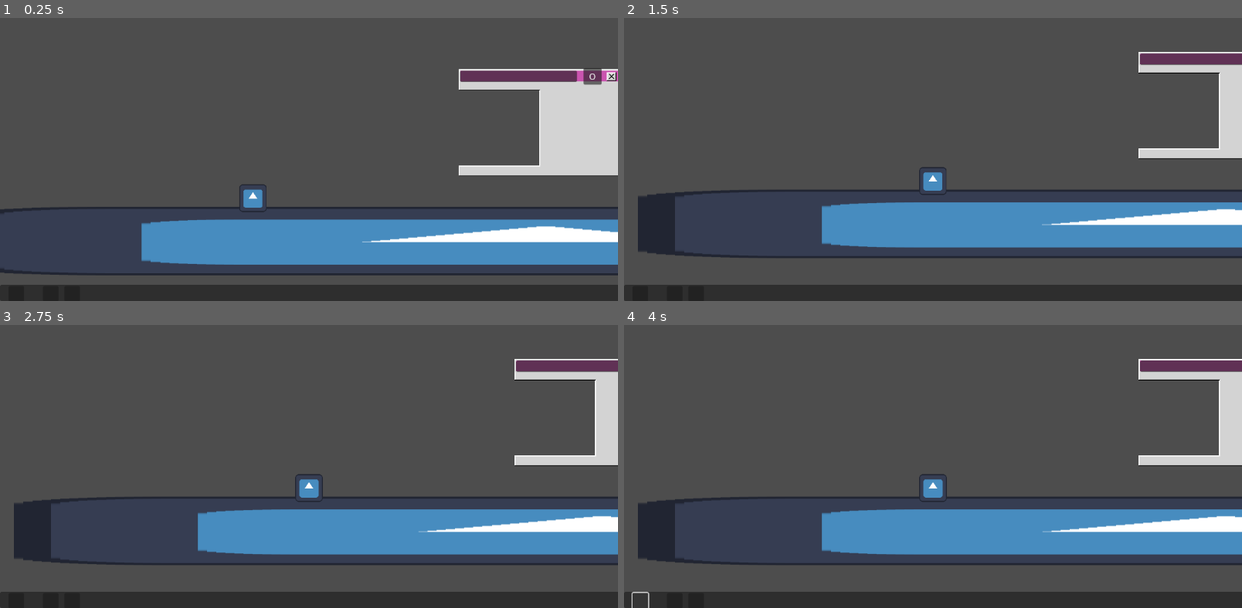
Above: before the commit, frames 1-4 (two rows, left to right).
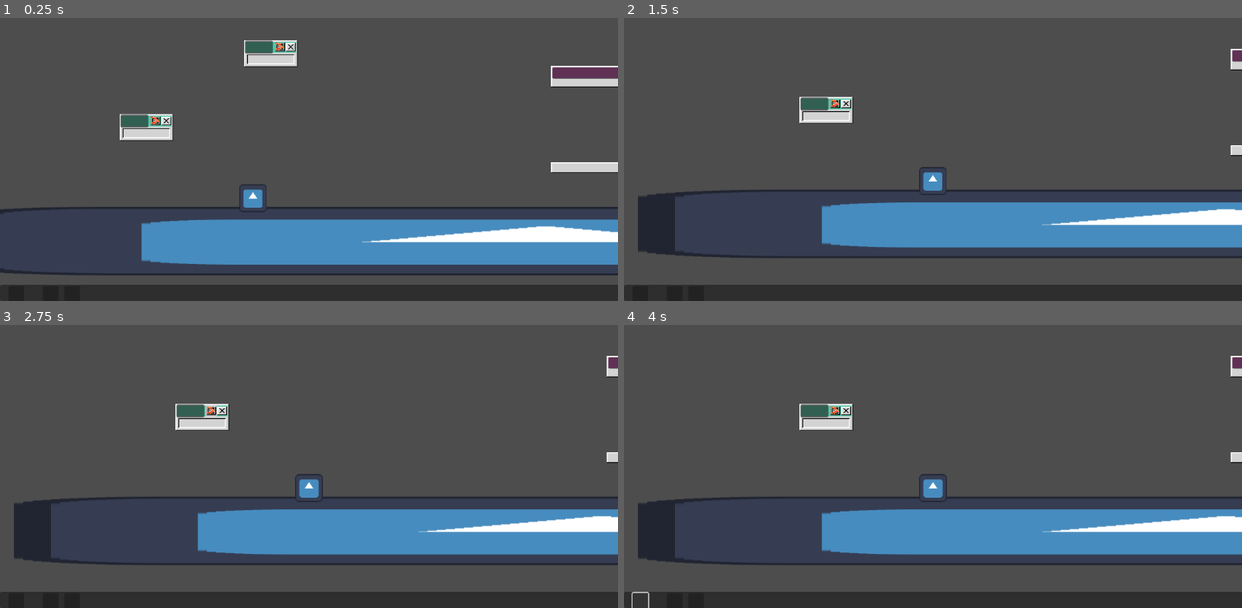
Above: after the commit, the same moments.

Repository: Ondroid91/gamejam25
Game: Godot game, scene res://scenes/level.tscn
Same seed, same stepped clock (60 frames per second), same inputs: the game is played once before the commit and once after it. The engine's default icon, where the game draws it, is replaced by a stand-in: a white triangle on a blue panel in a dark square.
Inputs (mouse positions are in pixels of both pictures, inside the frame that each line leads up to):
- Up to frame 1 (0.25 s): no input
- Up to frame 2 (1.5 s): click (1186, 63) at 0.52 s; click (970, 29) at 1.27 s
- Up to frame 3 (2.75 s): click (210, 409) at 2.02 s
- Up to frame 4 (4 s): click (642, 599) at 2.75 s; click (642, 599) at 3.5 s

The runs differ from the first frame. In frame 1, 7.3% of the frame differs, in the area x 19-100%, y 7-56%; in frame 2, 3.6%; in frame 3, 3.6%; in frame 4, 3.6%.

Commit message:
loading windows

Diff:
--- a/babca-game/assets/scripts/okno.gd
+++ b/babca-game/assets/scripts/okno.gd
@@ -9,6 +9,7 @@
 @export var animation_player : AnimationPlayer
 @export var sound_player : AudioStreamPlayer2D
 @export var static_coll : StaticBody2D
+@export var area_coll : Area2D
 @export var max_coll : CollisionPolygon2D
 @export var min_coll : CollisionShape2D
 @export var cancel_button : Button
@@ -17,8 +18,8 @@
 
 # ------------ WINDOW TYPE -----------------------
 @export var window_type : String
-@export var cancel_enabled : bool
-@export var min_enabled : bool
+@export var cancel_enabled : bool = true
+@export var min_enabled : bool = true
 @export var move_ver_enebled : bool = false
 @export var move_hor_enebled : bool = false
 
@@ -40,6 +41,10 @@
 	if move_button:
 		move_button.button_down.connect(_on_move_button_pressed)
 		move_button.button_up.connect(_on_move_button_released)
+	if area_coll:
+		area_coll.body_entered.connect(_on_body_entered)
+
+	update_buttons()
 
 func _physics_process(delta: float) -> void:
 	if window_moving:
@@ -49,21 +54,58 @@
 		elif move_hor_enebled:
 			self.position.x = mouse_pos.x - offset_x
 
-func _on_cancel_button_pressed():
-	print("ljdslkfajlkds")
+
+
+func update_buttons() -> void:
+	if not cancel_enabled:
+		button_animtion(ani_sprite_cancel_button, "default", 3)
+	if is_minimalized:
+		var anim = "maximaze"
+		if min_enabled:
+			button_animtion(ani_sprite_min_button, anim, 0)
+		else:
+			button_animtion(ani_sprite_min_button, anim, 3)
+	else:
+		var anim = "minimaze"
+		if min_enabled:
+			button_animtion(ani_sprite_min_button, anim, 0)
+		else:
+			button_animtion(ani_sprite_min_button, anim, 3)
+
+
+func button_animtion(button : AnimatedSprite2D,anim : String, fram : int) -> void:
+	button.animation = anim
+	button.frame = fram
+
+
+func loading_start() -> void:
+	ani_sprite_window.play()
+	await get_tree().create_timer(2.0).timeout
 	queue_free()
 
+
+func _on_body_entered(body):
+	if body.name == "babca":
+		loading_start()
+
+
+func _on_cancel_button_pressed():
+	if cancel_enabled:
+		queue_free()
+
 func _on_min_button_pressed():
-	if is_minimalized:
-		is_minimalized = false
-		min_coll.disabled = false
-		max_coll.disabled = true
-		ani_sprite_window.frame = 0
-	elif not is_minimalized:
-		is_minimalized = true
-		min_coll.disabled = true
-		max_coll.disabled = false
-		ani_sprite_window.frame = 1
+	if min_enabled:
+		if is_minimalized:
+			is_minimalized = false
+			min_coll.disabled = false
+			max_coll.disabled = true
+			ani_sprite_window.frame = 0
+		elif not is_minimalized:
+			is_minimalized = true
+			min_coll.disabled = true
+			max_coll.disabled = false
+			ani_sprite_window.frame = 1
+		update_buttons()
 
 func _on_move_button_pressed():
 	window_moving = true
--- a/babca-game/scenes/level.tscn
+++ b/babca-game/scenes/level.tscn
@@ -1,9 +1,10 @@
-[gd_scene load_steps=5 format=3 uid="uid://7suyqljufqur"]
+[gd_scene load_steps=6 format=3 uid="uid://7suyqljufqur"]
 
 [ext_resource type="PackedScene" uid="uid://42ui80hh5nd5" path="res://scenes/platform.tscn" id="1_w7c3h"]
 [ext_resource type="PackedScene" uid="uid://bb7ootuiqs82c" path="res://scenes/babca.tscn" id="2_w8frs"]
 [ext_resource type="PackedScene" uid="uid://bf24altkpnwk4" path="res://scenes/windows/okno.tscn" id="4_mx8sn"]
 [ext_resource type="PackedScene" uid="uid://7ivsa7hnwf7" path="res://scenes/camera.tscn" id="4_ppgk2"]
+[ext_resource type="PackedScene" uid="uid://bpc74c0md14br" path="res://scenes/windows/loading_window.tscn" id="5_ppgk2"]
 
 [node name="level" type="Node2D"]
 
@@ -19,4 +20,14 @@
 target = NodePath("../babca")
 
 [node name="okno" parent="." instance=ExtResource("4_mx8sn")]
-position = Vector2(635, 392)
+position = Vector2(807, 386)
+cancel_enabled = false
+move_ver_enebled = true
+
+[node name="okno2" parent="." instance=ExtResource("5_ppgk2")]
+position = Vector2(135, 263)
+move_ver_enebled = true
+move_hor_enebled = true
+
+[node name="okno3" parent="." instance=ExtResource("5_ppgk2")]
+position = Vector2(-97, 401)
--- /dev/null
+++ b/babca-game/scenes/windows/loading_window.tscn
@@ -0,0 +1,285 @@
+[gd_scene load_steps=35 format=3 uid="uid://bpc74c0md14br"]
+
+[ext_resource type="Script" uid="uid://bvvtx3l3lofb1" path="res://assets/scripts/okno.gd" id="1_ajceg"]
+[ext_resource type="Texture2D" uid="uid://d101srbngcgi3" path="res://assets/images/loading2.png" id="2_3joc1"]
+[ext_resource type="Texture2D" uid="uid://dr0imkkdw77s0" path="res://assets/images/cross.png" id="3_s0e73"]
+[ext_resource type="Texture2D" uid="uid://dy642xfbs3l4d" path="res://assets/images/open-close.png" id="4_b6u82"]
+
+[sub_resource type="AtlasTexture" id="AtlasTexture_lhjb6"]
+atlas = ExtResource("2_3joc1")
+region = Rect2(0, 0, 100, 50)
+
+[sub_resource type="AtlasTexture" id="AtlasTexture_eh4fa"]
+atlas = ExtResource("2_3joc1")
+region = Rect2(0, 50, 100, 50)
+
+[sub_resource type="AtlasTexture" id="AtlasTexture_ncv26"]
+atlas = ExtResource("2_3joc1")
+region = Rect2(0, 100, 100, 50)
+
+[sub_resource type="AtlasTexture" id="AtlasTexture_63ume"]
+atlas = ExtResource("2_3joc1")
+region = Rect2(0, 150, 100, 50)
+
+[sub_resource type="AtlasTexture" id="AtlasTexture_qa4t7"]
+atlas = ExtResource("2_3joc1")
+region = Rect2(0, 200, 100, 50)
+
+[sub_resource type="AtlasTexture" id="AtlasTexture_sl4cr"]
+atlas = ExtResource("2_3joc1")
+region = Rect2(0, 250, 100, 50)
+
+[sub_resource type="AtlasTexture" id="AtlasTexture_ffcti"]
+atlas = ExtResource("2_3joc1")
+region = Rect2(0, 300, 100, 50)
+
+[sub_resource type="AtlasTexture" id="AtlasTexture_f03tg"]
+atlas = ExtResource("2_3joc1")
+region = Rect2(0, 350, 100, 50)
+
+[sub_resource type="AtlasTexture" id="AtlasTexture_2rovk"]
+atlas = ExtResource("2_3joc1")
+region = Rect2(0, 400, 100, 50)
+
+[sub_resource type="AtlasTexture" id="AtlasTexture_bkp8q"]
+atlas = ExtResource("2_3joc1")
+region = Rect2(0, 450, 100, 50)
+
+[sub_resource type="AtlasTexture" id="AtlasTexture_ijenc"]
+atlas = ExtResource("2_3joc1")
+region = Rect2(0, 500, 100, 50)
+
+[sub_resource type="AtlasTexture" id="AtlasTexture_3ki3b"]
+atlas = ExtResource("2_3joc1")
+region = Rect2(0, 550, 100, 50)
+
+[sub_resource type="AtlasTexture" id="AtlasTexture_7xv48"]
+atlas = ExtResource("2_3joc1")
+region = Rect2(0, 600, 100, 50)
+
+[sub_resource type="SpriteFrames" id="SpriteFrames_eunwb"]
+animations = [{
+"frames": [{
+"duration": 1.0,
+"texture": SubResource("AtlasTexture_lhjb6")
+}, {
+"duration": 1.0,
+"texture": SubResource("AtlasTexture_eh4fa")
+}, {
+"duration": 1.0,
+"texture": SubResource("AtlasTexture_ncv26")
+}, {
+"duration": 1.0,
+"texture": SubResource("AtlasTexture_63ume")
+}, {
+"duration": 1.0,
+"texture": SubResource("AtlasTexture_qa4t7")
+}, {
+"duration": 1.0,
+"texture": SubResource("AtlasTexture_sl4cr")
+}, {
+"duration": 1.0,
+"texture": SubResource("AtlasTexture_ffcti")
+}, {
+"duration": 1.0,
+"texture": SubResource("AtlasTexture_f03tg")
+}, {
+"duration": 1.0,
+"texture": SubResource("AtlasTexture_2rovk")
+}, {
+"duration": 1.0,
+"texture": SubResource("AtlasTexture_bkp8q")
+}, {
+"duration": 1.0,
+"texture": SubResource("AtlasTexture_ijenc")
+}, {
+"duration": 1.0,
+"texture": SubResource("AtlasTexture_3ki3b")
+}, {
+"duration": 1.0,
+"texture": SubResource("AtlasTexture_7xv48")
+}],
+"loop": false,
+"name": &"default",
+"speed": 6.0
+}]
+
+[sub_resource type="AtlasTexture" id="AtlasTexture_al3gr"]
+atlas = ExtResource("3_s0e73")
+region = Rect2(0, 0, 18, 16)
+
+[sub_resource type="AtlasTexture" id="AtlasTexture_617aa"]
+atlas = ExtResource("3_s0e73")
+region = Rect2(18, 0, 18, 16)
+
+[sub_resource type="AtlasTexture" id="AtlasTexture_nwqj3"]
+atlas = ExtResource("3_s0e73")
+region = Rect2(36, 0, 18, 16)
+
+[sub_resource type="AtlasTexture" id="AtlasTexture_1lyr7"]
+atlas = ExtResource("3_s0e73")
+region = Rect2(54, 0, 18, 16)
+
+[sub_resource type="SpriteFrames" id="SpriteFrames_jc8ys"]
+animations = [{
+"frames": [{
+"duration": 1.0,
+"texture": SubResource("AtlasTexture_al3gr")
+}, {
+"duration": 1.0,
+"texture": SubResource("AtlasTexture_617aa")
+}, {
+"duration": 1.0,
+"texture": SubResource("AtlasTexture_nwqj3")
+}, {
+"duration": 1.0,
+"texture": SubResource("AtlasTexture_1lyr7")
+}],
+"loop": true,
+"name": &"default",
+"speed": 5.0
+}]
+
+[sub_resource type="AtlasTexture" id="AtlasTexture_njhms"]
+atlas = ExtResource("4_b6u82")
+region = Rect2(0, 0, 18, 16)
+
+[sub_resource type="AtlasTexture" id="AtlasTexture_3j1ox"]
+atlas = ExtResource("4_b6u82")
+region = Rect2(18, 0, 18, 16)
+
+[sub_resource type="AtlasTexture" id="AtlasTexture_qu4wc"]
+atlas = ExtResource("4_b6u82")
+region = Rect2(36, 0, 18, 16)
+
+[sub_resource type="AtlasTexture" id="AtlasTexture_v3bvy"]
+atlas = ExtResource("4_b6u82")
+region = Rect2(54, 0, 18, 16)
+
+[sub_resource type="AtlasTexture" id="AtlasTexture_ywv5h"]
+atlas = ExtResource("4_b6u82")
+region = Rect2(72, 0, 18, 16)
+
+[sub_resource type="AtlasTexture" id="AtlasTexture_exwjd"]
+atlas = ExtResource("4_b6u82")
+region = Rect2(90, 0, 18, 16)
+
+[sub_resource type="AtlasTexture" id="AtlasTexture_oovar"]
+atlas = ExtResource("4_b6u82")
+region = Rect2(108, 0, 18, 16)
+
+[sub_resource type="AtlasTexture" id="AtlasTexture_k34kt"]
+atlas = ExtResource("4_b6u82")
+region = Rect2(126, 0, 18, 16)
+
+[sub_resource type="SpriteFrames" id="SpriteFrames_v6h0x"]
+animations = [{
+"frames": [{
+"duration": 1.0,
+"texture": SubResource("AtlasTexture_njhms")
+}, {
+"duration": 1.0,
+"texture": SubResource("AtlasTexture_3j1ox")
+}, {
+"duration": 1.0,
+"texture": SubResource("AtlasTexture_qu4wc")
+}, {
+"duration": 1.0,
+"texture": SubResource("AtlasTexture_v3bvy")
+}],
+"loop": true,
+"name": &"maximaze",
+"speed": 5.0
+}, {
+"frames": [{
+"duration": 1.0,
+"texture": SubResource("AtlasTexture_ywv5h")
+}, {
+"duration": 1.0,
+"texture": SubResource("AtlasTexture_exwjd")
+}, {
+"duration": 1.0,
+"texture": SubResource("AtlasTexture_oovar")
+}, {
+"duration": 1.0,
+"texture": SubResource("AtlasTexture_k34kt")
+}],
+"loop": true,
+"name": &"minimaze",
+"speed": 5.0
+}]
+
+[sub_resource type="RectangleShape2D" id="RectangleShape2D_5t2ca"]
+size = Vector2(100, 50)
+
+[sub_resource type="RectangleShape2D" id="RectangleShape2D_3joc1"]
+size = Vector2(100, 12)
+
+[node name="okno" type="Node2D" node_paths=PackedStringArray("ani_sprite_window", "ani_sprite_in_window", "ani_sprite_cancel_button", "ani_sprite_min_button", "static_coll", "area_coll", "max_coll", "min_coll", "cancel_button", "min_button", "move_button")]
+script = ExtResource("1_ajceg")
+ani_sprite_window = NodePath("window")
+ani_sprite_in_window = NodePath("in_window")
+ani_sprite_cancel_button = NodePath("cancel_button")
+ani_sprite_min_button = NodePath("min_button")
+static_coll = NodePath("StaticBody2D")
+area_coll = NodePath("Area2D")
+max_coll = NodePath("StaticBody2D/max_coll")
+min_coll = NodePath("StaticBody2D/min_coll")
+cancel_button = NodePath("cancel")
+min_button = NodePath("min")
+move_button = NodePath("move")
+min_enabled = false
+metadata/_custom_type_script = "uid://bvvtx3l3lofb1"
+
+[node name="window" type="AnimatedSprite2D" parent="."]
+sprite_frames = SubResource("SpriteFrames_eunwb")
+frame_progress = 1.0
+
+[node name="in_window" type="AnimatedSprite2D" parent="."]
+
+[node name="cancel_button" type="AnimatedSprite2D" parent="."]
+position = Vector2(37, -12)
+sprite_frames = SubResource("SpriteFrames_jc8ys")
+
+[node name="cancel" type="Button" parent="."]
+offset_left = 28.0
+offset_top = -20.0
+offset_right = 46.0
+offset_bottom = -4.0
+flat = true
+
+[node name="move_button" type="AnimatedSprite2D" parent="."]
+
+[node name="move" type="Button" parent="."]
+offset_left = -48.0
+offset_top = -24.0
+offset_right = 4.0
+
+[node name="min_button" type="AnimatedSprite2D" parent="."]
+position = Vector2(17, -12)
+sprite_frames = SubResource("SpriteFrames_v6h0x")
+animation = &"maximaze"
+
+[node name="min" type="Button" parent="."]
+offset_left = 8.0
+offset_top = -20.0
+offset_right = 26.0
+offset_bottom = -4.0
+flat = true
+
+[node name="StaticBody2D" type="StaticBody2D" parent="."]
+
+[node name="min_coll" type="CollisionShape2D" parent="StaticBody2D"]
+visible = false
+shape = SubResource("RectangleShape2D_5t2ca")
+disabled = true
+
+[node name="max_coll" type="CollisionPolygon2D" parent="StaticBody2D"]
+visible = false
+polygon = PackedVector2Array(-50, -25, 50, -25, 50, 25, -50, 25)
+
+[node name="Area2D" type="Area2D" parent="."]
+
+[node name="CollisionShape2D" type="CollisionShape2D" parent="Area2D"]
+position = Vector2(0, -23)
+shape = SubResource("RectangleShape2D_3joc1")
--- a/babca-game/scenes/windows/okno.tscn
+++ b/babca-game/scenes/windows/okno.tscn
@@ -1,8 +1,9 @@
-[gd_scene load_steps=13 format=3 uid="uid://bf24altkpnwk4"]
+[gd_scene load_steps=23 format=3 uid="uid://bf24altkpnwk4"]
 
 [ext_resource type="Script" uid="uid://bvvtx3l3lofb1" path="res://assets/scripts/okno.gd" id="1_00nhu"]
 [ext_resource type="Texture2D" uid="uid://3n635lp5pt0b" path="res://assets/images/Window1.png" id="2_0icm2"]
 [ext_resource type="Texture2D" uid="uid://dr0imkkdw77s0" path="res://assets/images/cross.png" id="3_0icm2"]
+[ext_resource type="Texture2D" uid="uid://dy642xfbs3l4d" path="res://assets/images/open-close.png" id="4_al3gr"]
 
 [sub_resource type="AtlasTexture" id="AtlasTexture_i4j75"]
 atlas = ExtResource("2_0icm2")
@@ -62,14 +63,84 @@
 "speed": 5.0
 }]
 
+[sub_resource type="AtlasTexture" id="AtlasTexture_njhms"]
+atlas = ExtResource("4_al3gr")
+region = Rect2(0, 0, 18, 16)
+
+[sub_resource type="AtlasTexture" id="AtlasTexture_3j1ox"]
+atlas = ExtResource("4_al3gr")
+region = Rect2(18, 0, 18, 16)
+
+[sub_resource type="AtlasTexture" id="AtlasTexture_qu4wc"]
+atlas = ExtResource("4_al3gr")
+region = Rect2(36, 0, 18, 16)
+
+[sub_resource type="AtlasTexture" id="AtlasTexture_v3bvy"]
+atlas = ExtResource("4_al3gr")
+region = Rect2(54, 0, 18, 16)
+
+[sub_resource type="AtlasTexture" id="AtlasTexture_ywv5h"]
+atlas = ExtResource("4_al3gr")
+region = Rect2(72, 0, 18, 16)
+
+[sub_resource type="AtlasTexture" id="AtlasTexture_exwjd"]
+atlas = ExtResource("4_al3gr")
+region = Rect2(90, 0, 18, 16)
+
+[sub_resource type="AtlasTexture" id="AtlasTexture_oovar"]
+atlas = ExtResource("4_al3gr")
+region = Rect2(108, 0, 18, 16)
+
+[sub_resource type="AtlasTexture" id="AtlasTexture_k34kt"]
+atlas = ExtResource("4_al3gr")
+region = Rect2(126, 0, 18, 16)
+
+[sub_resource type="SpriteFrames" id="SpriteFrames_7hwef"]
+animations = [{
+"frames": [{
+"duration": 1.0,
+"texture": SubResource("AtlasTexture_njhms")
+}, {
+"duration": 1.0,
+"texture": SubResource("AtlasTexture_3j1ox")
+}, {
+"duration": 1.0,
+"texture": SubResource("AtlasTexture_qu4wc")
+}, {
+"duration": 1.0,
+"texture": SubResource("AtlasTexture_v3bvy")
+}],
+"loop": true,
+"name": &"maximaze",
+"speed": 5.0
+}, {
+"frames": [{
+"duration": 1.0,
+"texture": SubResource("AtlasTexture_ywv5h")
+}, {
+"duration": 1.0,
+"texture": SubResource("AtlasTexture_exwjd")
+}, {
+"duration": 1.0,
+"texture": SubResource("AtlasTexture_oovar")
+}, {
+"duration": 1.0,
+"texture": SubResource("AtlasTexture_k34kt")
+}],
+"loop": true,
+"name": &"minimaze",
+"speed": 5.0
+}]
+
 [sub_resource type="RectangleShape2D" id="RectangleShape2D_3lyhc"]
 size = Vector2(299, 37)
 
-[node name="okno" type="Node2D" node_paths=PackedStringArray("ani_sprite_window", "ani_sprite_in_window", "ani_sprite_cancel_button", "static_coll", "max_coll", "min_coll", "cancel_button", "min_button", "move_button")]
+[node name="okno" type="Node2D" node_paths=PackedStringArray("ani_sprite_window", "ani_sprite_in_window", "ani_sprite_cancel_button", "ani_sprite_min_button", "static_coll", "max_coll", "min_coll", "cancel_button", "min_button", "move_button")]
 script = ExtResource("1_00nhu")
 ani_sprite_window = NodePath("window")
 ani_sprite_in_window = NodePath("AnimatedSprite2D4")
 ani_sprite_cancel_button = NodePath("cancel_button")
+ani_sprite_min_button = NodePath("min_button")
 static_coll = NodePath("StaticBody2D")
 max_coll = NodePath("StaticBody2D/max_coll")
 min_coll = NodePath("StaticBody2D/min_coll")
@@ -84,16 +155,18 @@
 
 [node name="AnimatedSprite2D4" type="AnimatedSprite2D" parent="."]
 
+[node name="cancel_button" type="AnimatedSprite2D" parent="."]
+position = Vector2(136, -88)
+sprite_frames = SubResource("SpriteFrames_i4j75")
+
 [node name="cancel" type="Button" parent="."]
-offset_left = 124.0
+offset_left = 127.0
 offset_top = -96.0
 offset_right = 145.0
-offset_bottom = -77.0
+offset_bottom = -80.0
 flat = true
 
-[node name="cancel_button" type="AnimatedSprite2D" parent="."]
-position = Vector2(135, -86)
-sprite_frames = SubResource("SpriteFrames_i4j75")
+[node name="move_button" type="AnimatedSprite2D" parent="."]
 
 [node name="move" type="Button" parent="."]
 offset_left = -147.0
@@ -101,12 +174,17 @@
 offset_right = 71.0
 offset_bottom = -76.0
 
+[node name="min_button" type="AnimatedSprite2D" parent="."]
+position = Vector2(112, -88)
+sprite_frames = SubResource("SpriteFrames_7hwef")
+animation = &"maximaze"
+
 [node name="min" type="Button" parent="."]
-offset_left = 83.0
-offset_top = -102.0
-offset_right = 117.0
-offset_bottom = -71.0
-text = "O"
+offset_left = 103.0
+offset_top = -96.0
+offset_right = 121.0
+offset_bottom = -80.0
+flat = true
 
 [node name="StaticBody2D" type="StaticBody2D" parent="."]
 
Binary file added: babca-game/assets/images/loading.png
Not shown, added: babca-game/assets/images/loading.png.import
Binary file added: babca-game/assets/images/loading2.png
Not shown, added: babca-game/assets/images/loading2.png.import
Binary file added: babca-game/assets/images/open-close.png
Not shown, added: babca-game/assets/images/open-close.png.import
Binary file added: babca-game/assets/loading2.png
Not shown, added: babca-game/assets/loading2.png.import
